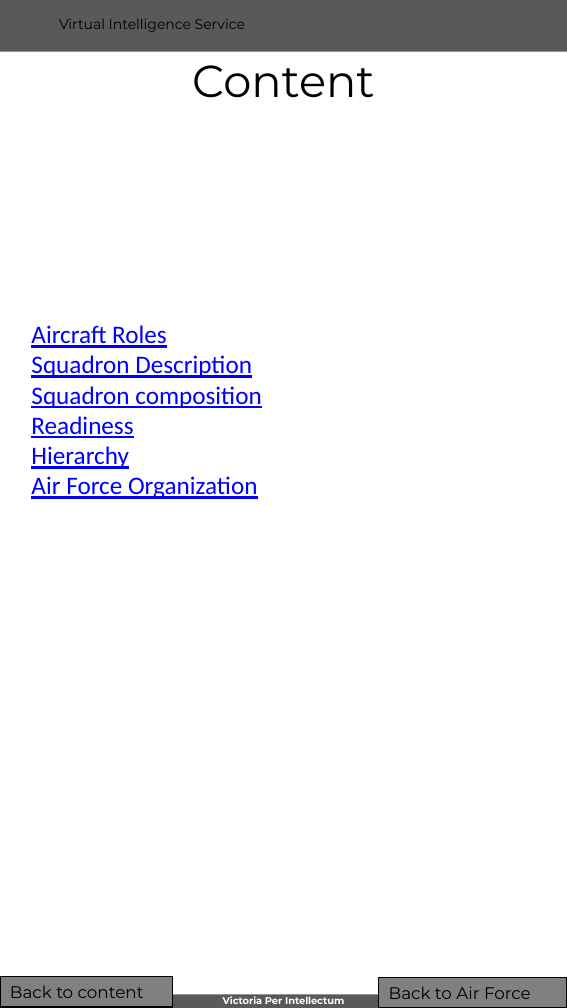
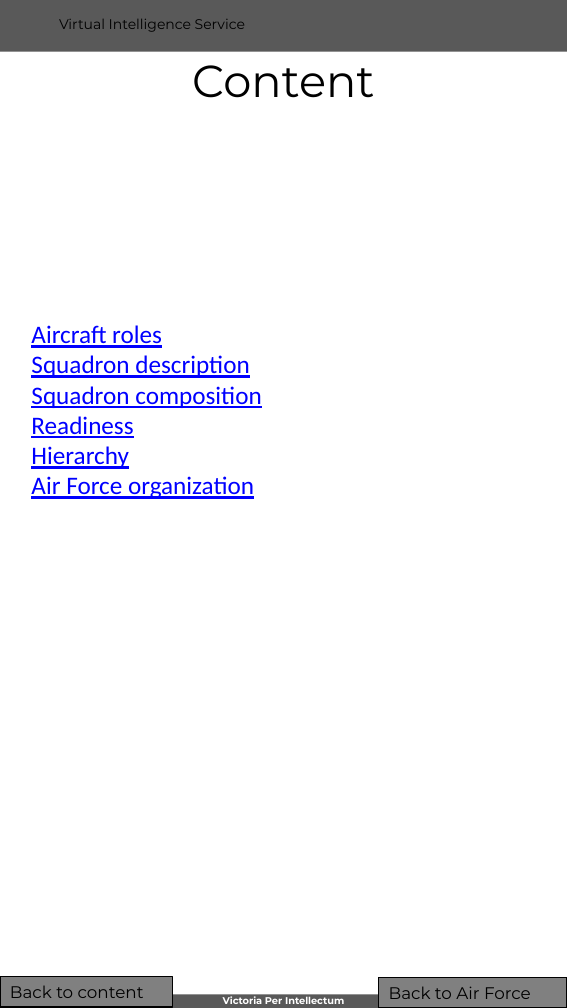
Before and after one commit to 132nd-vWing/VIS, a slide deck: slide 4 of BASIC/WIP/VIS Generic_Order_of_Battle - Air Forces.pptx. Drawn at 567x1008 pixels with LibreOffice and Linux fonts; fonts in the diff are those of the drawing; background and template pictures are left out. Boxes give left, top, right and bottom in pixels: in the first picture for what was removed or moved away, otherwise in the second. Text is boxed around its words. In the diff, an @@ line names an element or a change of style, - is before the commit and + after.

```diff
--- a/BASIC/WIP/VIS Generic_Order_of_Battle - Air Forces.pptx
+++ b/BASIC/WIP/VIS Generic_Order_of_Battle - Air Forces.pptx
@@ text at [31, 325, 249, 378]: text changed @@
-Aircraft Roles
-Squadron Description
+Aircraft roles
+Squadron description
@@ text at [31, 476, 254, 499]: text changed @@
-Air Force Organization
+Air Force organization
```
Also in this commit, not shown: 8 other slides changed, 10 slides removed, 14 other files.
